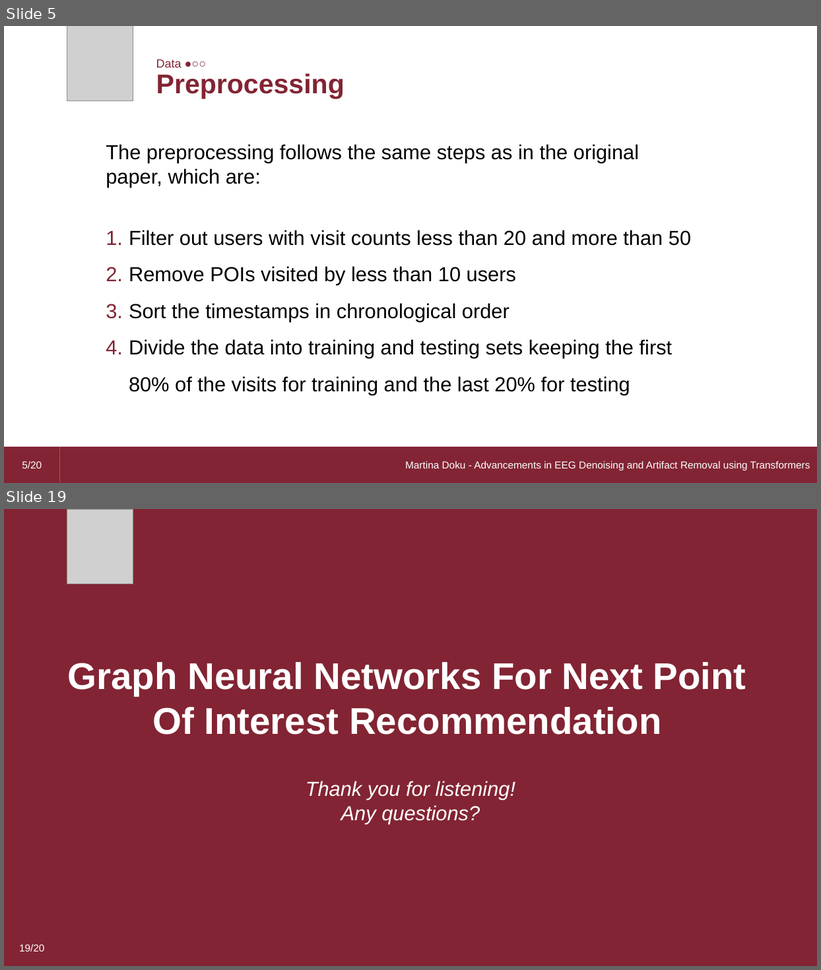
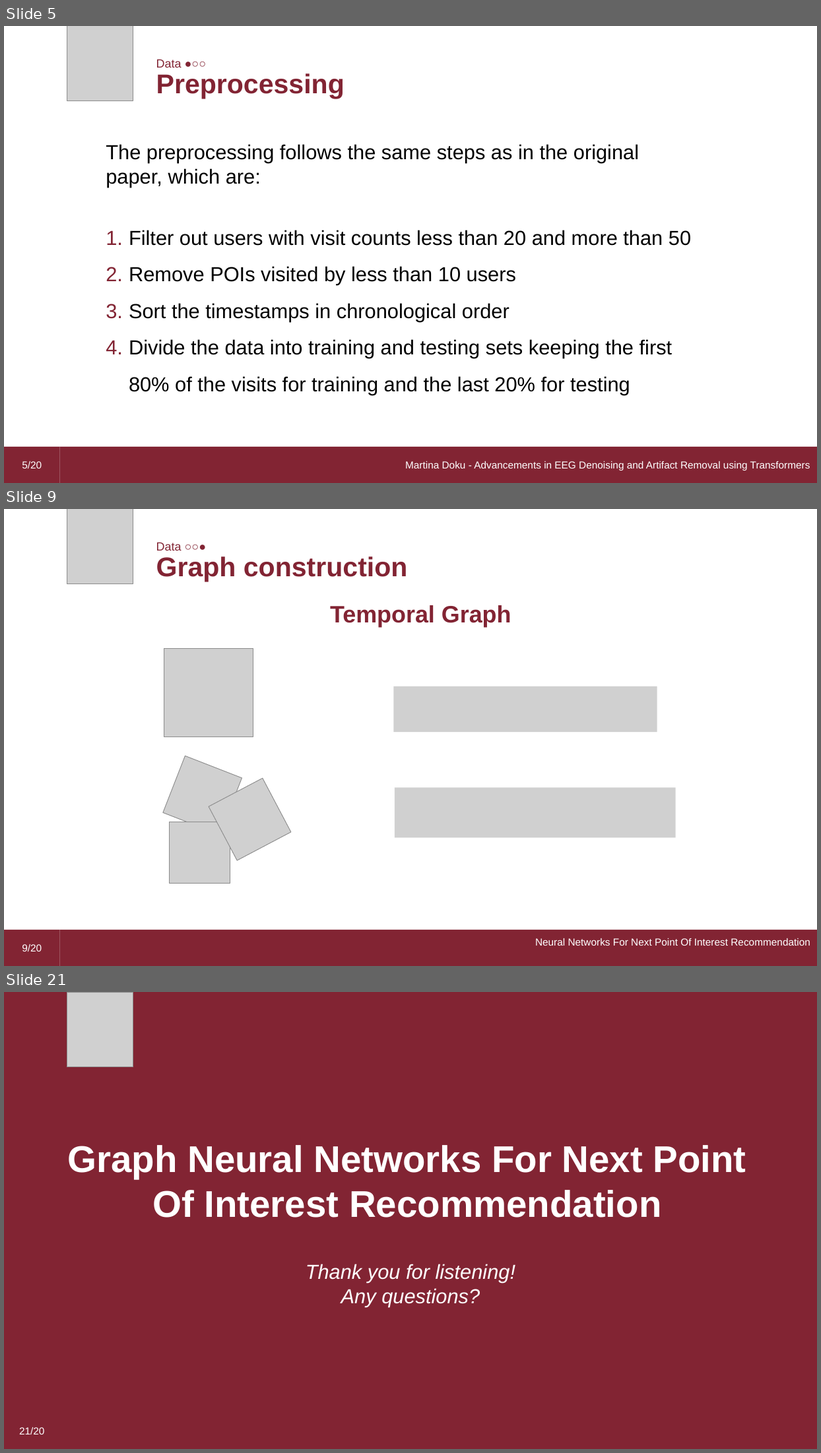
Before and after one commit to dario-loi/foursquare, a slide deck: presentation.pptm. Shown one above the other, each under a label of ours: slides 5 and 19 before the commit, slides 5, 9 and 21 after it; the slides between them are not shown. The pictures are 821x970 and 821x1453 pixels, drawn with LibreOffice and Linux fonts; fonts in the diff are those of the drawing; grey boxes stand for pictures. Boxes give left, top, right and bottom in pixels: in the first picture for what was removed or moved away, otherwise in the second. Text is boxed around its words. In the diff, an @@ line names an element or a change of style, - is before the commit and + after.

```diff
--- a/presentation.pptm
+++ b/presentation.pptm
@@ slide 9 added at (4,509,817,966), background #FFFFFF @@
@@ picture added at (67,509,133,585) @@
@@ text added at (156,542,182,551), 14 pt, text #822433 @@
+Data ○○●
@@ text added at (156,557,408,582), 32 pt, text #822433, bold @@
+Graph construction
@@ text added at (330,605,512,627), 28 pt, text #822433, bold @@
+Temporal Graph
@@ picture added at (164,648,253,737) @@
@@ picture added at (394,687,657,732) @@
@@ group added at (163,757,242,835): 6 ellipses, 1 picture @@
@@ group added at (209,778,291,861): 6 ellipses, 1 picture @@
@@ picture added at (395,788,677,838) @@
@@ picture added at (169,823,230,883) @@
@@ page number added at (4,930,60,966), fill #822433, 12 pt, text #FFFFFF @@
+9/20
@@ rectangle added at (60,930,817,966), fill #822433, 12 pt, text #FFFFFF @@
+Neural Networks For Next Point Of Interest Recommendation
@@ what was slide 19 is now slide 21 @@
@@ page number at (19,1428,44,1435): text changed @@
-19/20
+21/20
```
Also in this commit, not shown: 15 slides changed, 2 other slides added, 1 slide removed.
